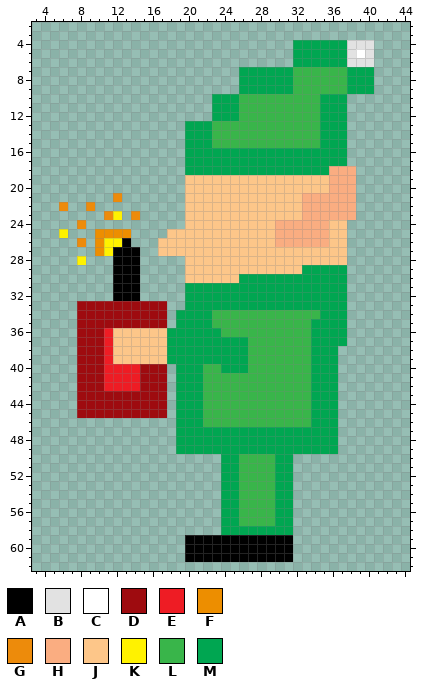
Two states of a pixel-art sprite, sprites/sprite2/layers/befee652-f75b-44b6-8519-62f497fc8ee9/f28aa598-c409-4d88-a8ff-5dc40187d273.png. This is how it looked before the edit.
The file is 64x64 pixels. Shown: x 3..44, y 2..62.
Palette (. is transparent): A #000000  B #e2e2e2  C #ffffff  D #9e0b0f  E #ee1c24  F #ed8e00  G #ed8b0b  H #faad81  J #fdc689  K #fff200  L #39b54a  M #00a651
Pixels before (only the part around the change), first column x 3:
 2 ..........................................
 3 ..........................................
 4 .............................MMMMMMBBB....
 5 .............................MMMMMMBCB....
 6 .............................MMMMMMBBB....
 7 .......................MMMMMMLLLLLLMMM....
 8 .......................MMMMMMLLLLLLMMM....
 9 .......................MMMMMMLLLLLLMMM....
10 ....................MMMLLLLLLLLLMMM.......
11 ....................MMMLLLLLLLLLMMM.......
12 ....................MMMLLLLLLLLLMMM.......
13 .................MMMLLLLLLLLLLLLMMM.......
14 .................MMMLLLLLLLLLLLLMMM.......
15 .................MMMLLLLLLLLLLLLMMM.......
16 .................MMMMMMMMMMMMMMMMMM.......
17 .................MMMMMMMMMMMMMMMMMM.......
18 .................MMMMMMMMMMMMMMMMHHH......
19 .................JJJJJJJJJJJJJJJJHHH......
20 .................JJJJJJJJJJJJJJJJHHH......
21 .........G.......JJJJJJJJJJJJJHHHHHH......
22 ...G..G..........JJJJJJJJJJJJJHHHHHH......
23 ........GK.G.....JJJJJJJJJJJJJHHHHHH......
24 .....G...........JJJJJJJJJJHHHHHHJJ.......
25 ...K...FFFF....JJJJJJJJJJJJHHHHHHJJ.......
26 .....G.FKKA...JJJJJJJJJJJJJHHHHHHJJ.......
27 .......FKAAA..JJJJJJJJJJJJJJJJJJJJJ.......
28 .....K...AAA.....JJJJJJJJJJJJJJJJJJ.......
29 .........AAA.....JJJJJJJJJJJJJMMMMM.......
30 .........AAA.....JJJJJJMMMMMMMMMMMM.......
31 .........AAA.....MMMMMMMMMMMMMMMMMM.......
32 .........AAA.....MMMMMMMMMMMMMMMMMM.......
33 .....DDDDDDDDDD..MMMMMMMMMMMMMMMMMM.......
34 .....DDDDDDDDDD.MMMMLLLLLLLLLLLLMMM.......
35 .....DDDDDDDDDD.MMMMLLLLLLLLLLLMMMM.......
36 .....DDDEJJJJJJMMMMMMLLLLLLLLLLMMMM.......
37 .....DDDEJJJJJJMMMMMMMMMLLLLLLLMMMM.......
38 .....DDDEJJJJJJMMMMMMMMMLLLLLLLMMM........
39 .....DDDEJJJJJJMMMMMMMMMLLLLLLLMMM........
40 .....DDDEEEEDDD.MMMLLMMMLLLLLLLMMM........
41 .....DDDEEEEDDD.MMMLLLLLLLLLLLLMMM........
42 .....DDDEEEEDDD.MMMLLLLLLLLLLLLMMM........
43 .....DDDDDDDDDD.MMMLLLLLLLLLLLLMMM........
44 .....DDDDDDDDDD.MMMLLLLLLLLLLLLMMM........
45 .....DDDDDDDDDD.MMMLLLLLLLLLLLLMMM........
46 ................MMMLLLLLLLLLLLLMMM........
47 ................MMMMMMMMMMMMMMMMMM........
48 ................MMMMMMMMMMMMMMMMMM........
49 ................MMMMMMMMMMMMMMMMMM........
50 .....................MMLLLLMM.............
51 .....................MMLLLLMM.............
52 .....................MMLLLLMM.............
53 .....................MMLLLLMM.............
54 .....................MMLLLLMM.............
55 .....................MMLLLLMM.............
56 .....................MMLLLLMM.............
57 .....................MMLLLLMM.............
58 .....................MMMMMMMM.............
59 .................AAAAAAAAAAAA.............
60 .................AAAAAAAAAAAA.............
61 .................AAAAAAAAAAAA.............
62 ..........................................
After the commit:
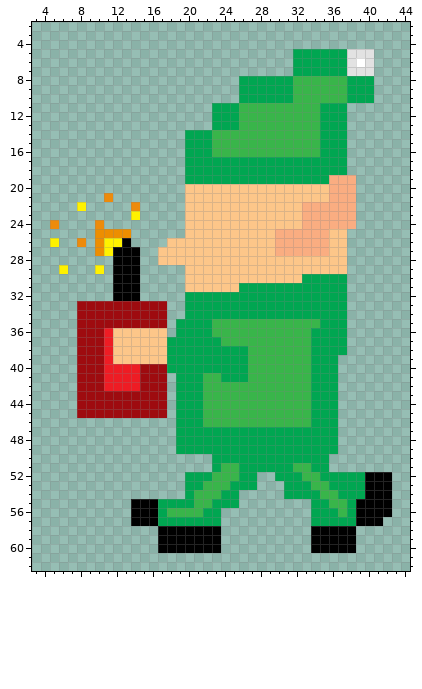
Edits made:
Colour A is added in rows 52 to 54 at x 40 to 42; in rows 55 to 56 at x 14 to 16 and 39 to 42; in row 57 at x 14 to 16 and 39 to 41; in row 58 at x 17 to 23 and 34 to 38; in rows 59 to 60 at x 17 to 19 and 34 to 38.
Colour B replaces colour C in row 5 at x 39.
Colour B replaces colour M in row 7 at x 38 to 40.
Colour C replaces colour B in row 6 at x 39.
Colour G is added in row 21 at x 11; in row 22 at x 14; in row 24 at x 5 and 10.
Colour H is added in row 24 at x 38.
Colour H replaces colour J in row 24 at x 36 to 37; in row 27 at x 30 to 35.
Colour J is added in row 28 at x 17 to 19.
Colour J replaces colour H in row 21 at x 33 to 35; in row 24 at x 30 to 32.
Colour J replaces colour M in row 29 at x 33 to 37; in row 30 at x 26 to 32; in row 31 at x 20 to 25.
Colour K is added in row 22 at x 8; in row 26 at x 5; in row 29 at x 6 and 10.
Colour K replaces colour G in row 23 at x 14.
Colour L is added in row 51 at x 32 to 33; in row 52 at x 23 and 33 to 34; in row 53 at x 22 to 23 and 34 to 35; in row 54 at x 21 to 23 and 35 to 36; in row 55 at x 21 to 22 and 36 to 37; in row 56 at x 18 to 21 and 37.
Colour L replaces colour M in row 10 at x 35 to 37; in row 16 at x 23 to 34; in row 35 at x 34; in row 36 at x 23; in row 37 at x 24 to 26; in rows 51 to 52 at x 24 to 25.
Colour L replaces colour M in row 53 at x 24.
Colour M is added in row 10 at x 38 to 40; in row 38 at x 37; in row 40 at x 18; in row 50 at x 23 and 32 to 35; in row 51 at x 23 and 34 to 35; in row 52 at x 20 to 22, 32 and 35 to 39.
Colour M is added in row 53 at x 20 to 21, 32 to 33 and 36 to 39; in row 54 at x 20, 32 to 34 and 37 to 39; in row 55 at x 17 to 20, 23, 34 to 35 and 38; in row 56 at x 17, 22 to 23, 34 to 36 and 38; in row 57 at x 17 to 23 and 34 to 38.
Colour M replaces colour H in row 18 at x 36 to 37.
Colour M replaces colour J in row 19 at x 20 to 35.
Colour M replaces colour L in row 7 at x 32 to 37; in row 10 at x 26 to 31; in row 13 at x 23 to 25; in row 34 at x 23 to 34; in row 40 at x 22 to 23; in row 41 at x 24 to 26.
Colour M replaces colour L in rows 50 to 51 at x 26 to 29; in rows 52 to 53 at x 26 to 27.
Colour A is removed in rows 59 to 60 at x 24 to 31; in row 61 at x 20 to 31.
Colour B is removed in row 4 at x 38 to 40.
Colour G is removed in row 21 at x 12; in row 22 at x 6 and 9; in row 23 at x 11; in row 24 at x 8.
Colour H is removed in row 18 at x 38.
Colour J is removed in row 25 at x 18 to 19; in row 26 at x 17.
Colour K is removed in row 23 at x 12; in row 25 at x 6; in row 28 at x 8.
Colour L is removed in rows 52 to 53 at x 28 to 29; in rows 54 to 57 at x 26 to 29.
Colour M is removed in row 4 at x 32 to 37; in row 7 at x 26 to 31; in row 10 at x 23 to 25; in row 13 at x 20 to 22; in row 34 at x 19; in row 36 at x 18.
Colour M is removed in rows 53 to 54 at x 30; in row 55 at x 30 to 31; in rows 56 to 57 at x 24 to 25 and 30 to 31; in row 58 at x 24 to 31.
